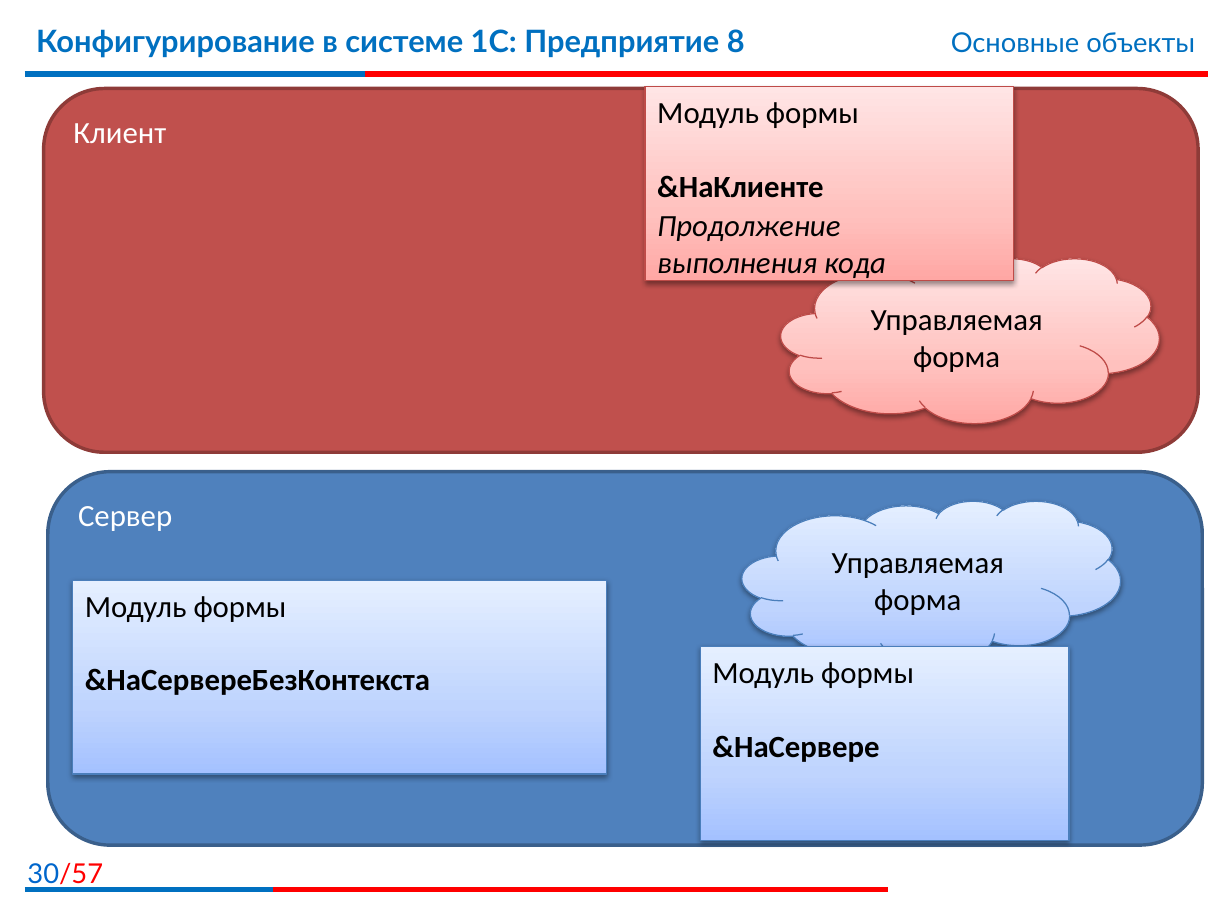
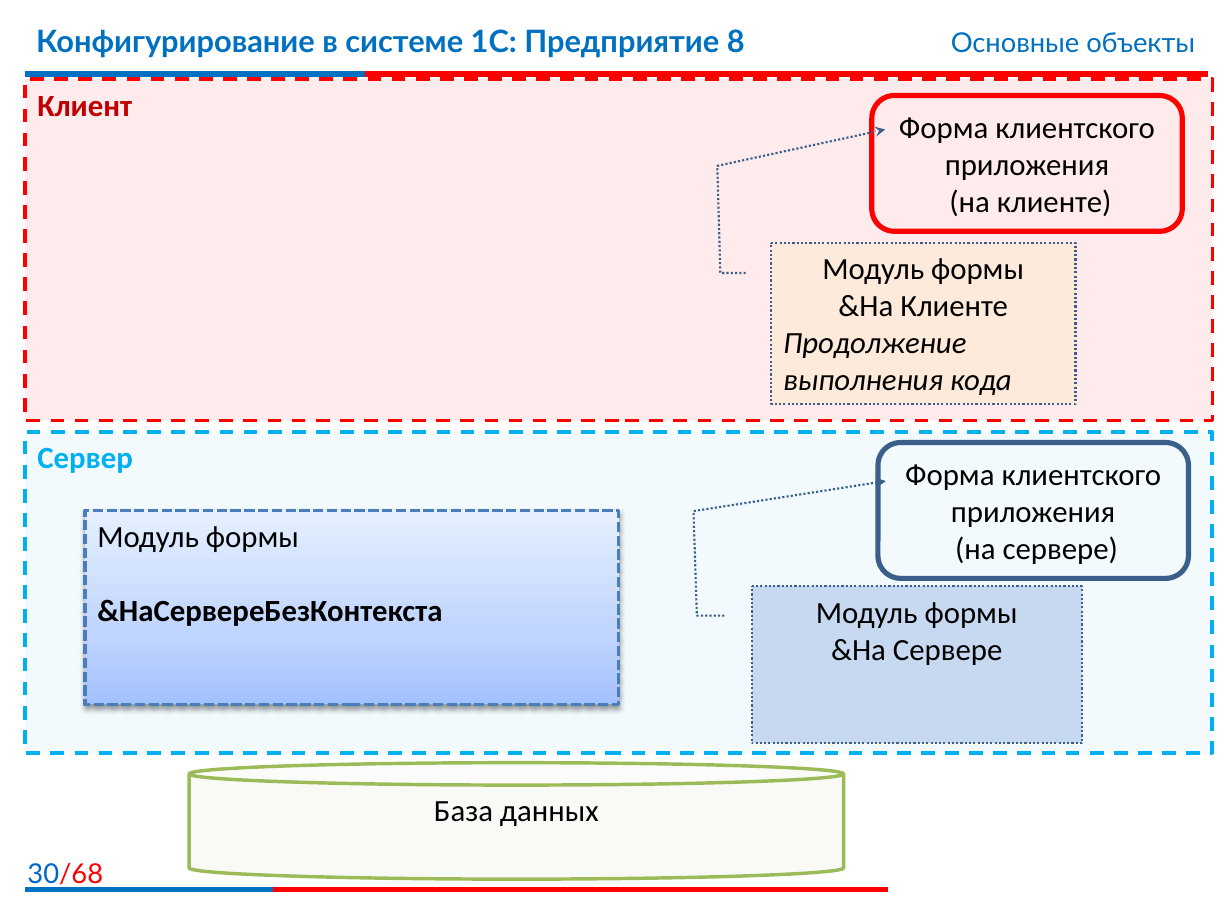
Before and after one commit to bestteacher-1c/documents_compl_kurs, a slide deck: slide 30 of Занятие_06/Иллюстрации6.pptx. Drawn at 1232x924 pixels with LibreOffice and Linux fonts; fonts in the diff are those of the drawing; background and template pictures are left out. Boxes give left, top, right and bottom in pixels: in the first picture for what was removed or moved away, otherwise in the second. Text is boxed around its words. In the diff, an @@ line names an element or a change of style, - is before the commit and + after.

```diff
--- a/Занятие_06/Иллюстрации6.pptx
+++ b/Занятие_06/Иллюстрации6.pptx
@@ rectangle "Клиент" resized from (x1=43, y1=89, x2=1198, y2=452) to (x1=25, y1=79, x2=1212, y2=420) @@
@@ rectangle "Клиент" at (x1=25, y1=79, x2=1212, y2=420): text colour #FFFFFF to #C00000, bold on; rounded rectangle to rectangle; fill #C0504D to #FF0000 at 8% opacity; outline #8E3B39 2 pt to #FF0000 2 pt dashed @@
@@ rectangle removed at (x1=646, y1=87, x2=1014, y2=281) @@
-Модуль формы
-&НаКлиенте
@@ rounded rectangle added at (x1=872, y1=96, x2=1183, y2=232), outline #FF0000 3 pt, 18 pt, text #000000 @@
+Форма клиентского приложения
+(на клиенте)
@@ border callout added at (x1=771, y1=243, x2=1076, y2=404), fill #FDEADA, outline #3A5F8C 1.25 pt dashed, 18 pt, text #000000 @@
+Модуль формы
+&На Клиенте
@@ cloud removed at (x1=781, y1=259, x2=1159, y2=424) @@
-Управляемая форма
@@ text "Продолжение выполнения кода" moved from (x1=657, y1=216, x2=886, y2=281) to (x1=783, y1=333, x2=1012, y2=395) @@
@@ rectangle "Сервер" resized from (x1=48, y1=472, x2=1202, y2=845) to (x1=25, y1=431, x2=1212, y2=753) @@
@@ rectangle "Сервер" at (x1=25, y1=431, x2=1212, y2=753): text colour #FFFFFF to #00B0F0, bold on; rounded rectangle to rectangle; fill #4F81BD to #00B0F0 at 5% opacity; outline #3A5F8C 2 pt to #00B0F0 2 pt dashed @@
@@ rounded rectangle added at (x1=878, y1=442, x2=1189, y2=578), outline #3A5F8C 3 pt, 18 pt, text #000000 @@
+Форма клиентского приложения
+(на сервере)
@@ cloud removed at (x1=742, y1=500, x2=1120, y2=665) @@
-Управляемая форма
@@ rectangle "Модуль формы &НаСервереБезКонтекста" moved from (x1=73, y1=580, x2=606, y2=774) to (x1=85, y1=510, x2=618, y2=703) @@
@@ rectangle "Модуль формы &НаСервереБезКонтекста" at (x1=85, y1=510, x2=618, y2=703): outline #4B7EBC 0.75 pt to #4B7EBC 2 pt dashed @@
@@ border callout added at (x1=752, y1=586, x2=1082, y2=744), fill #C6D9F1, outline #3A5F8C 1.25 pt dashed, 18 pt, text #000000 @@
+Модуль формы
+&На Сервере
@@ rectangle removed at (x1=700, y1=647, x2=1068, y2=840) @@
-Модуль формы
-&НаСервере
@@ cylinder added at (x1=190, y1=763, x2=844, y2=878), fill #D7E4BD at 15% opacity, outline #9BBB59 2 pt, 18 pt, text #000000 @@
+База данных
@@ page number at (x1=27, y1=863, x2=103, y2=889): text changed @@
-30/57
+30/68
```
Also in this commit, not shown: 13 other slides changed, 29 slides added, 26 slides removed, 12 other files.
